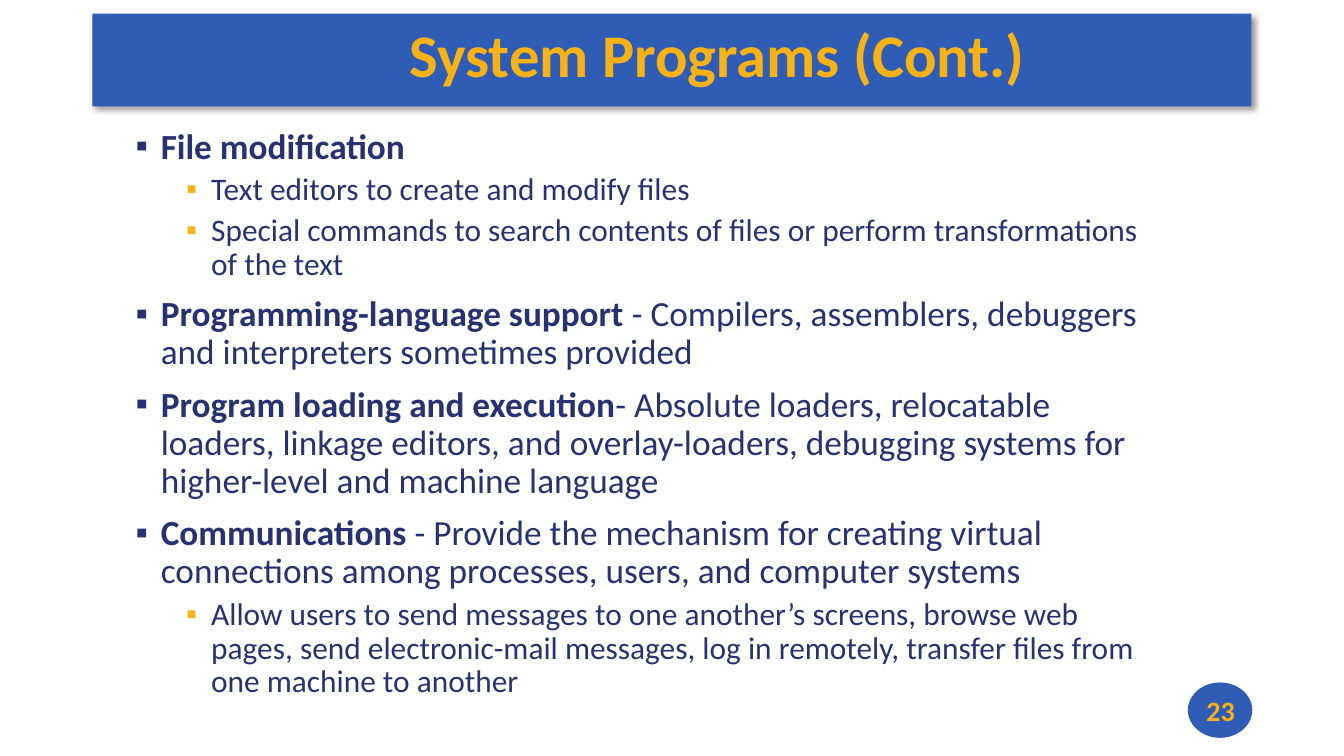
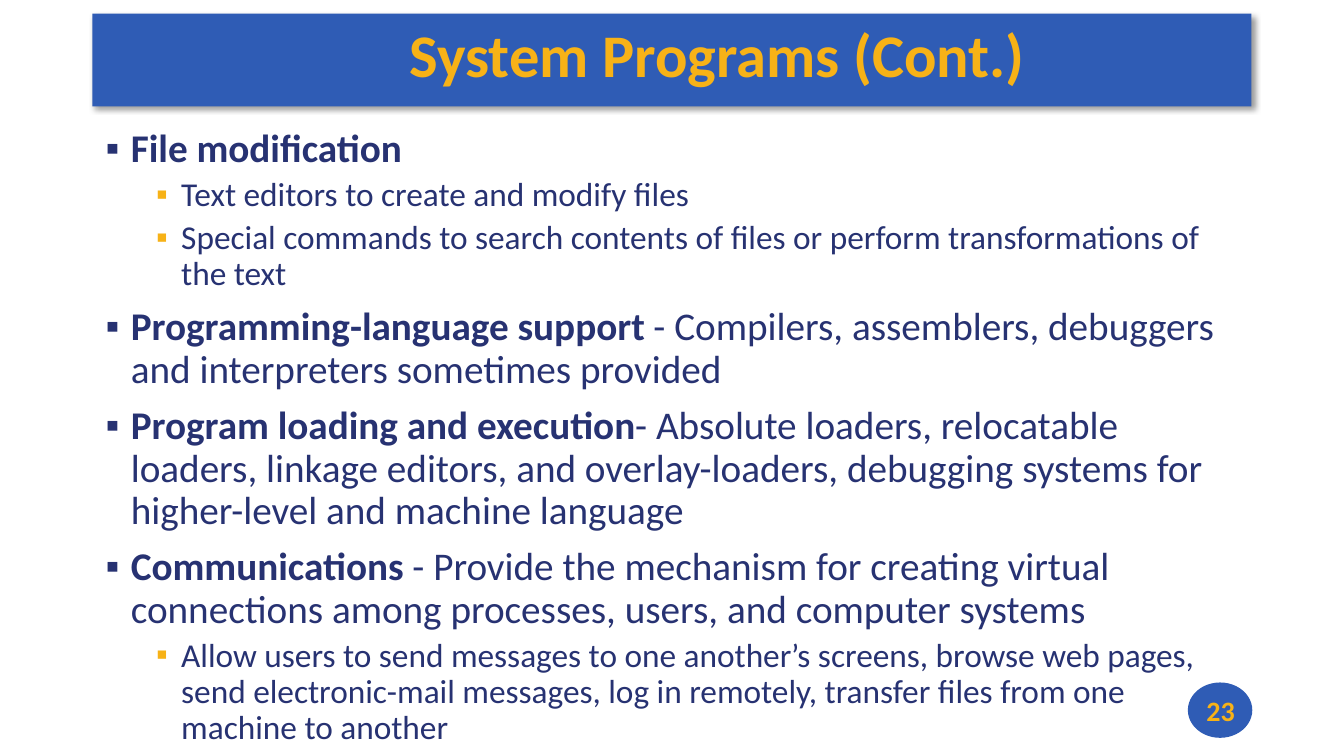
Before and after one commit to andrewt0301/hse-acos-course, a slide deck: slide 23 of docs/part2os/03_SystemCalls/OS_Lecture_03.pptx. Drawn at 1344x756 pixels with LibreOffice and Linux fonts; fonts in the diff are those of the drawing. Boxes give left, top, right and bottom in pixels: in the first picture for what was removed or moved away, otherwise in the second. Text is boxed around its words. In the diff, an @@ line names an element or a change of style, - is before the commit and + after.

```diff
--- a/docs/part2os/03_SystemCalls/OS_Lecture_03.pptx
+++ b/docs/part2os/03_SystemCalls/OS_Lecture_03.pptx
@@ text "File modification": place and size @@
-text "File modification" at (161, 134, 1137, 693)
+text "File modification" at (131, 134, 1214, 740)
@@ text "File modification" at (131, 134, 1214, 740): size 25.2 to 28 pt in "File modification", "Programming-language support - Compilers, assemblers, debugg ...", "Program loading and execution- Absolute loaders, relocatable ...", "Communications - Provide the mechanism for creating ..."; size 22.4 to 23.8 pt in "Text editors to create and modify files", "Special commands to search contents of files ...", "Allow users to send messages to one ..." @@
```
Also in this commit, not shown: 2 other slides changed, 2 other files.
